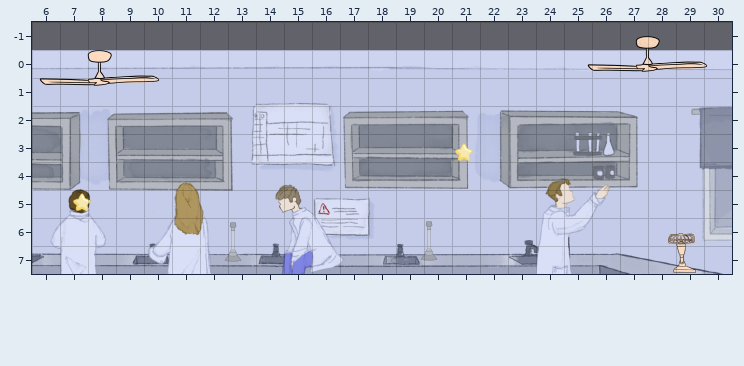
Tiled map: GXPEngine2022BB/GXPEngine/bin/Debug/Levels/Level2.tmx. Above: the version before the commit.
Cells are 64x64 px. Shown: x 6..30, y -1..7.
Once edited:
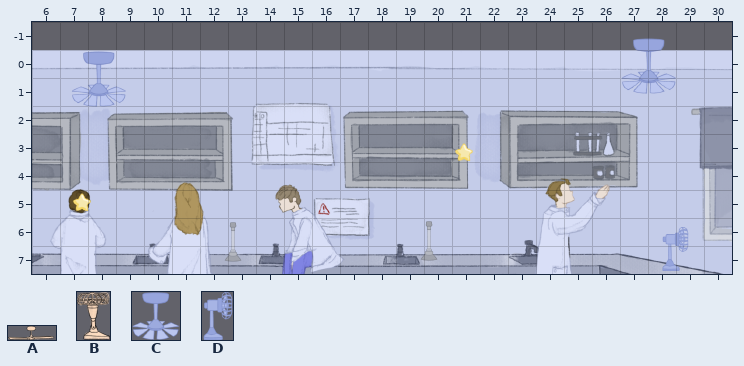
Key: from "PH_CeilingFan": A 0; from "PH_FanUp": B 0; from "fan_ceiling_spritesheet": C 0; from "fan_standing.spritesheet2": D 0 flipped left-right.
Objects are placed by their top-left corner, in cells (3,4 is the top-left corner of cell 3,4); size is 1x1 cell unless given.
What changed:
--- layer "Objects"
+C "GXPEngine.TogglableForce" at 27,-0.4 size 2x2
+C "GXPEngine.TogglableForce" at 7.4,0 size 2x2
+D "GXPEngine.TogglableForce" at 28.5,6.3 size 1x1.6
-A "GXPEngine.TogglableForce" at 6.3,0 size 4.4x1.3
-B "Fan" at 28.7,6.5 size 1x1.4
-A "GXPEngine.TogglableForce" at 25.8,-0.5 size 4.4x1.3
Where, in picture pixels (left, top, right, bottom), the same in both pictures:
changed: (588, 36, 708, 94)
changed: (39, 51, 160, 107)
changed: (662, 228, 696, 273)
